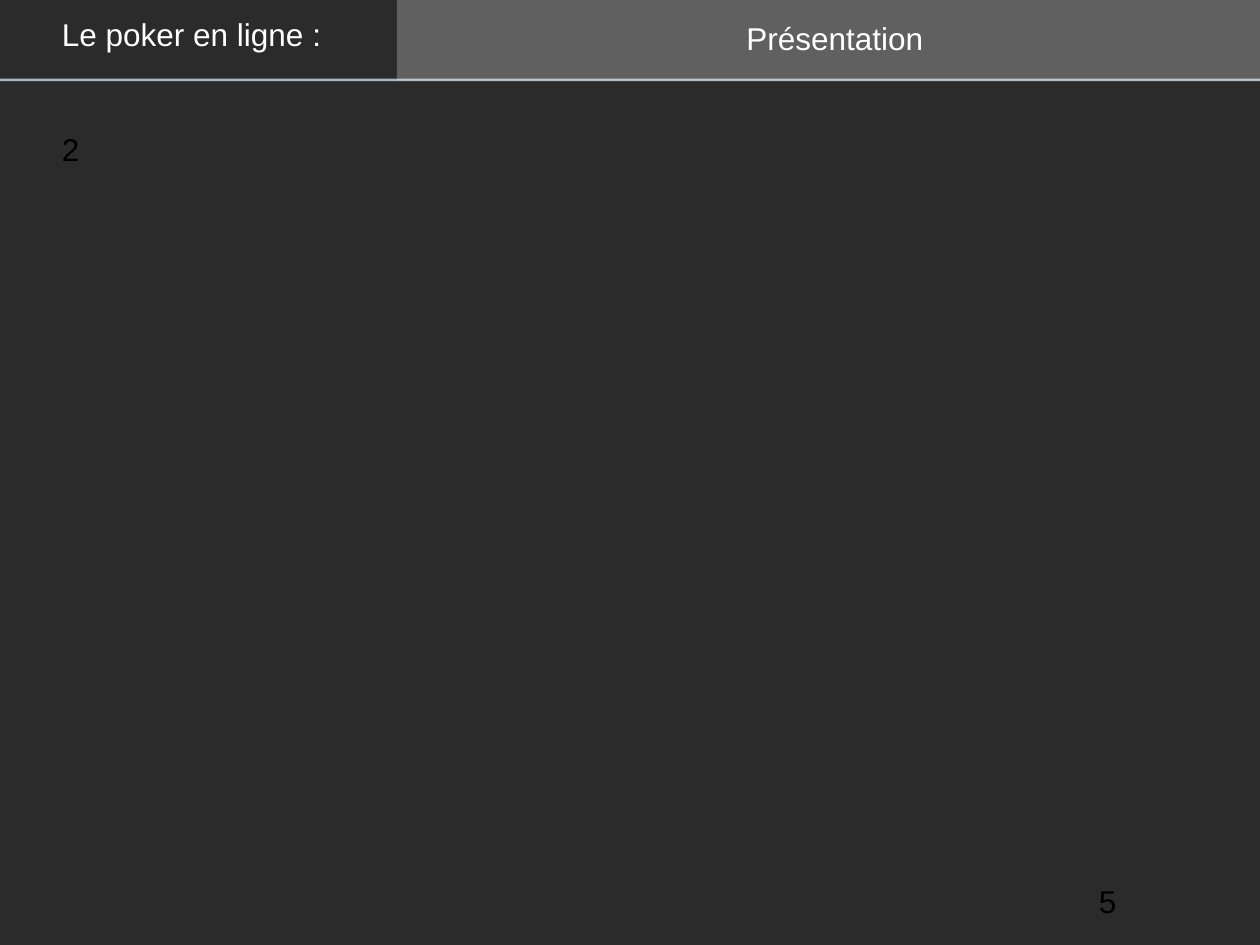
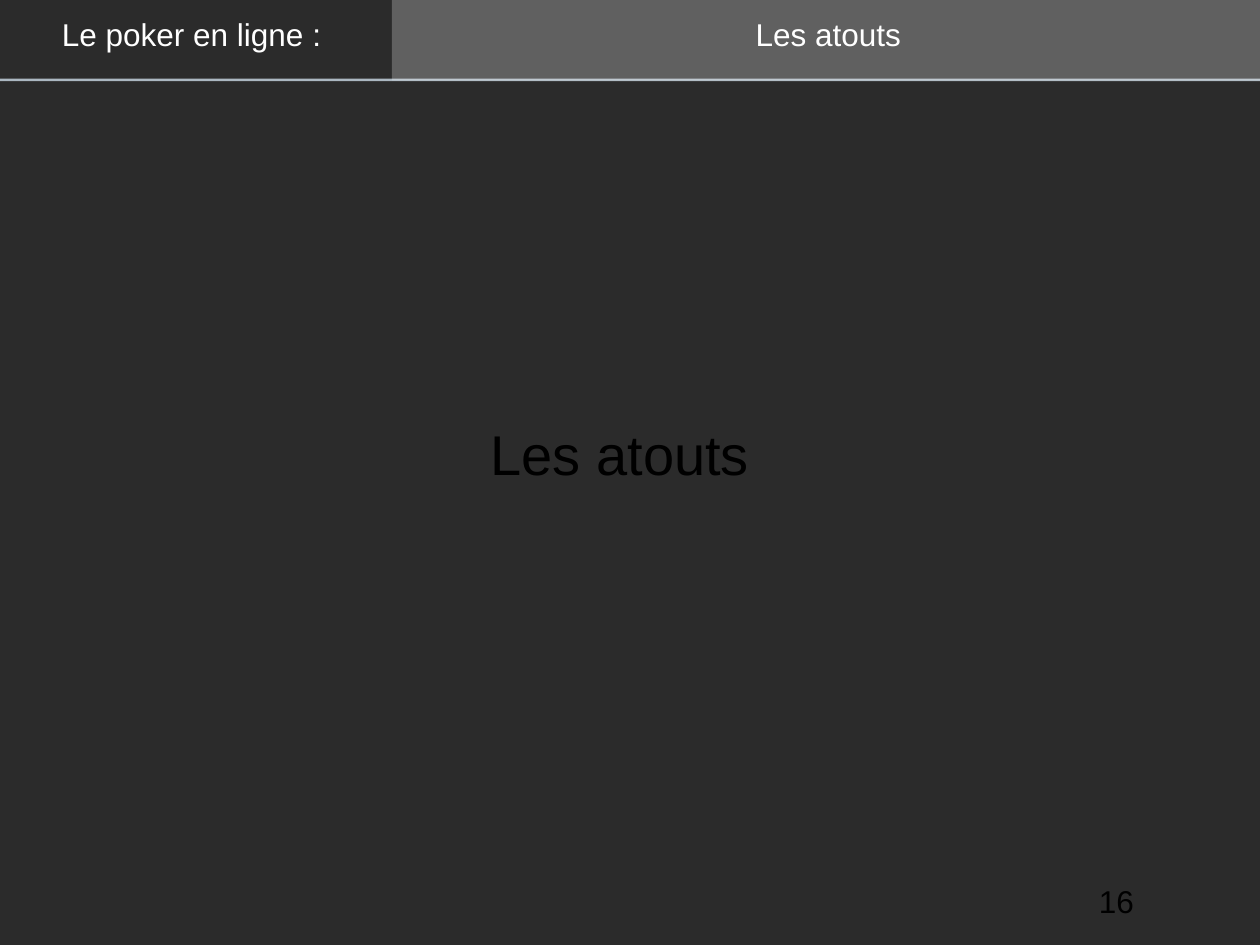
Before and after one commit to OlivierK/economie, a slide deck: slide 16 of presentation.odp (slide 5 before the commit). Drawn at 1260x945 pixels with LibreOffice and Linux fonts; fonts in the diff are those of the drawing; background and template pictures are left out; a plain dark background stands for a picture behind light text. Boxes give left, top, right and bottom in pixels: in the first picture for what was removed or moved away, otherwise in the second. Text is boxed around its words. In the diff, an @@ line names an element or a change of style, - is before the commit and + after.

```diff
--- a/presentation.odp
+++ b/presentation.odp
@@ rectangle: place and size @@
-rectangle at (397, 0, 1260, 81)
+rectangle at (392, 0, 1260, 81)
@@ text removed at (746, 27, 923, 51) @@
-Présentation
@@ text added at (756, 24, 901, 47), 18 pt, text #FFFFFF @@
+Les atouts
@@ text removed at (62, 139, 80, 161) @@
-2
@@ text added at (491, 437, 748, 475), 32 pt, text #000000 @@
+Les atouts
@@ page number at (1099, 891, 1134, 913): text changed @@
-5
+16
```
Also in this commit, not shown: 10 other slides changed, 8 slides added.
